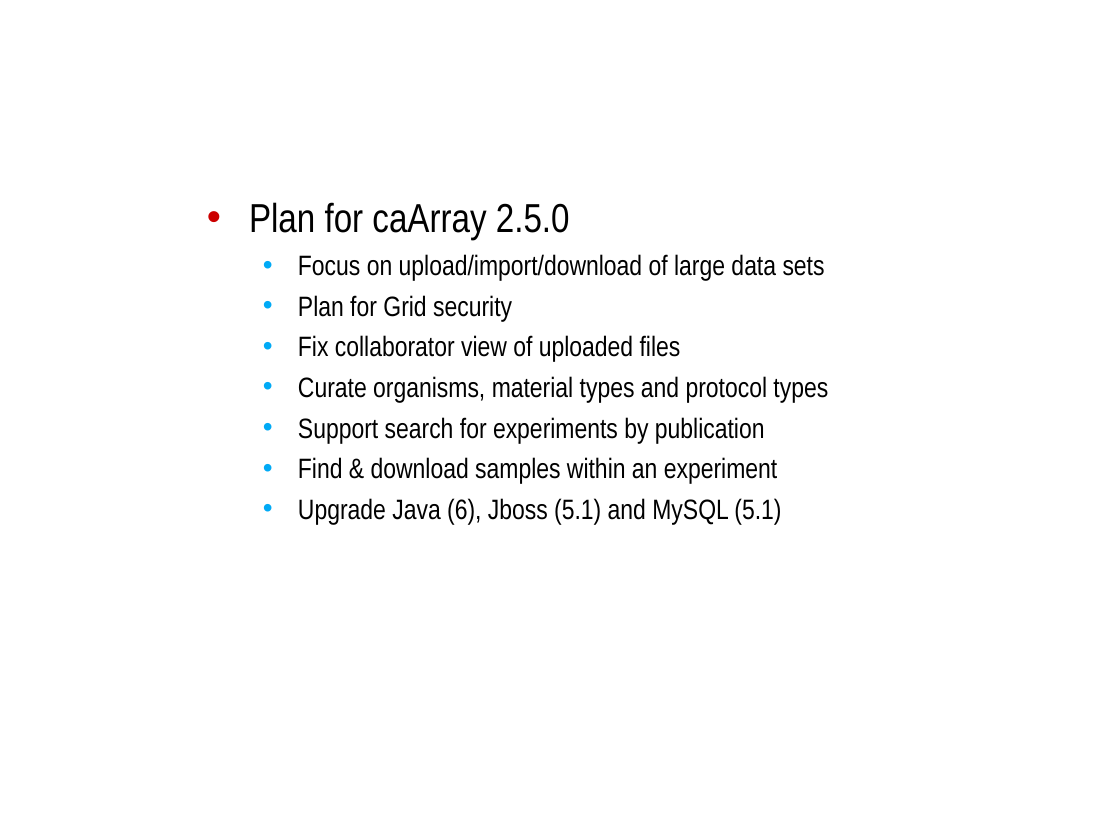
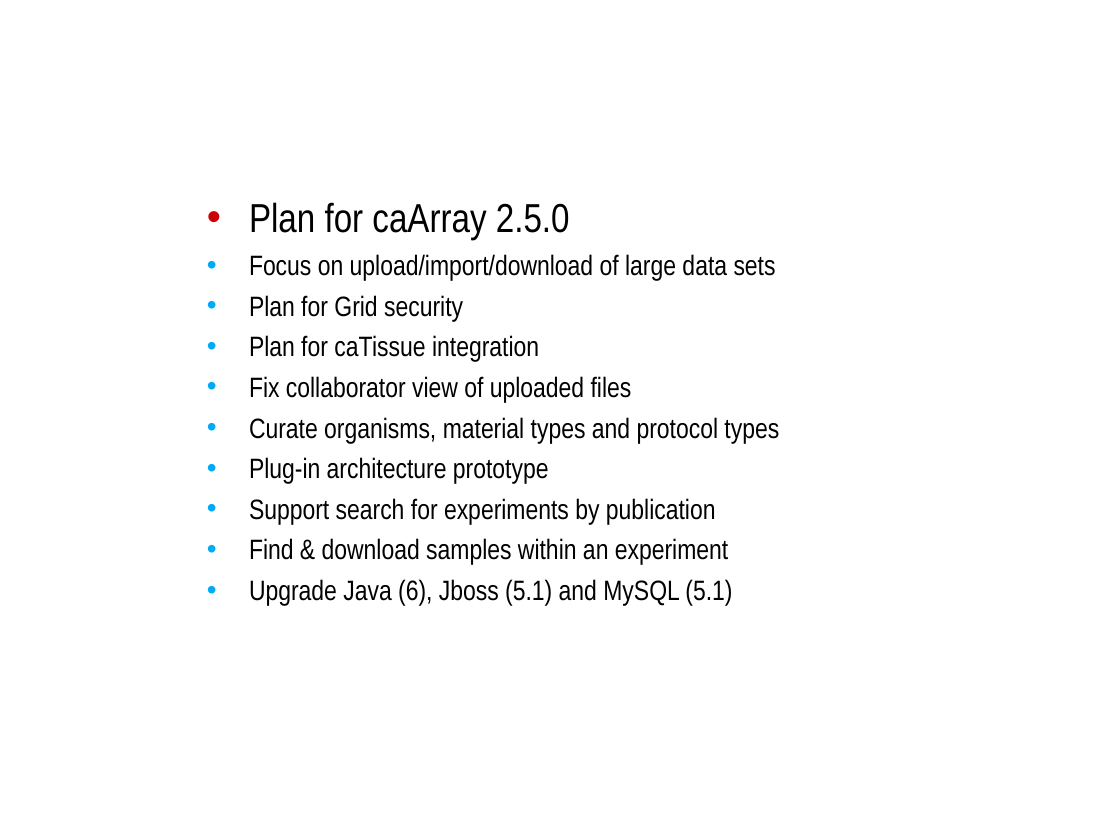
Before and after one commit to NCIP/caarray-docs, a slide deck: slide 9 of project_management/open_meetings/ICR_WS_Meeting_2010_08_11.ppt. Drawn at 1120x840 pixels with LibreOffice and Linux fonts; fonts in the diff are those of the drawing; background and template pictures are left out. Boxes give left, top, right and bottom in pixels: in the first picture for what was removed or moved away, otherwise in the second. Text is boxed around its words. In the diff, an @@ line names an element or a change of style, - is before the commit and + after.

```diff
--- a/project_management/open_meetings/ICR_WS_Meeting_2010_08_11.ppt
+++ b/project_management/open_meetings/ICR_WS_Meeting_2010_08_11.ppt
@@ text at bbox=[249, 202, 779, 606]: list level 1 to 2 in "Plan for caArray 2.5.0"; indent changed @@
@@ text at bbox=[249, 335, 539, 362]: paragraph added @@
+  • Plan for caTissue integration
@@ text at bbox=[249, 457, 549, 484]: paragraph added @@
+  • Plug-in architecture prototype
```
Also in this commit, not shown: 11 other slides changed, 2 slides added.
